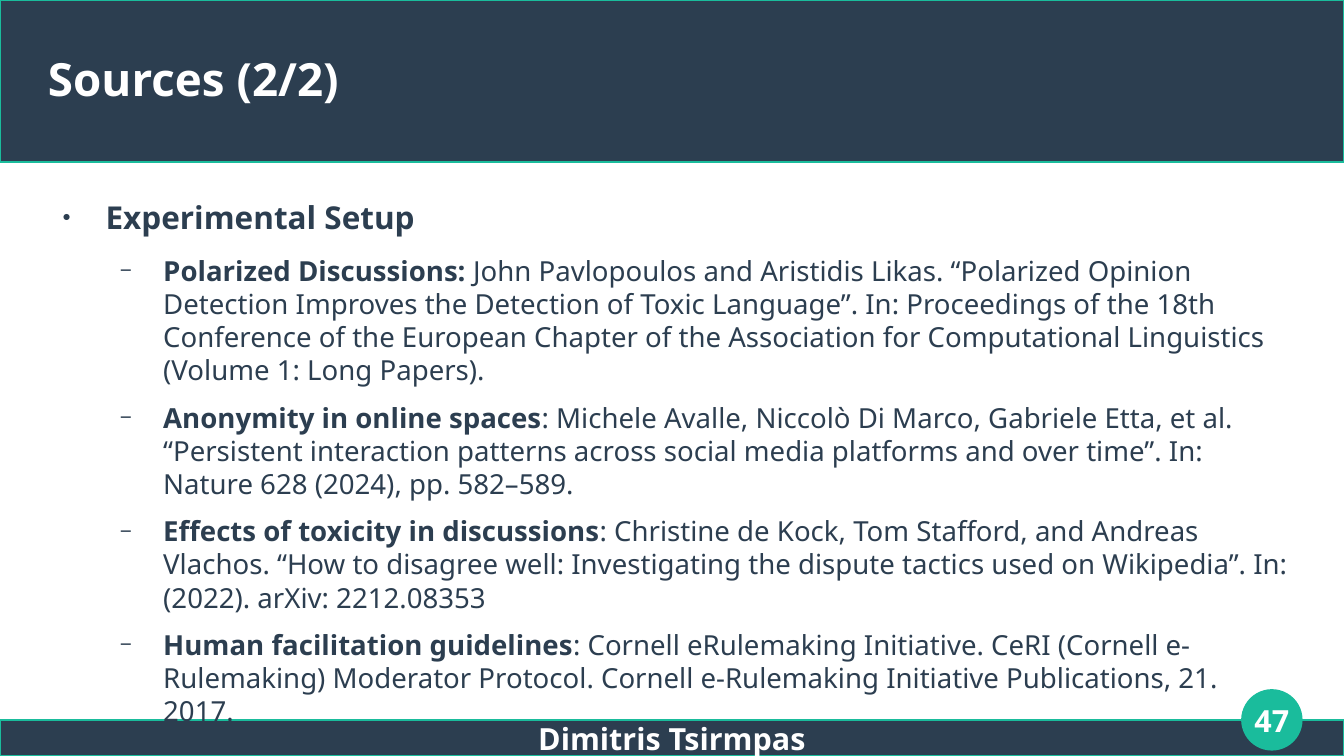
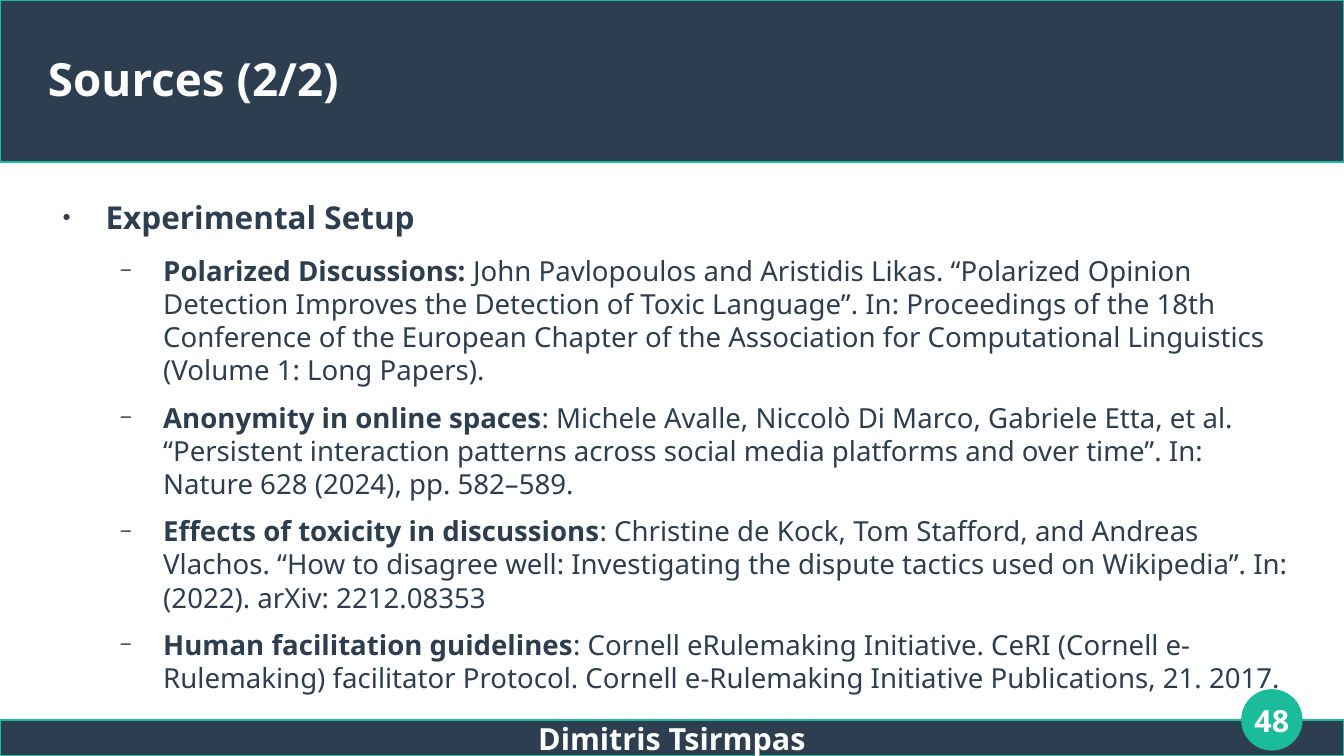
Before and after one commit to dimits-ts/llm_moderation_research, a slide deck: slide 48 of presentations/thesis.odp (slide 47 before the commit). Drawn at 1344x756 pixels with LibreOffice and Linux fonts; fonts in the diff are those of the drawing. Boxes give left, top, right and bottom in pixels: in the first picture for what was removed or moved away, otherwise in the second. Text is boxed around its words. In the diff, an @@ line names an element or a change of style, - is before the commit and + after.

```diff
--- a/presentations/thesis.odp
+++ b/presentations/thesis.odp
@@ text at (163,634,1280,696): text changed @@
-  − Human facilitation guidelines: Cornell eRulemaking Initiative. CeRI (Cornell e-Rulemaking) Moderator Protocol. Cornell e-Rulemaking Initiative Publications, 21. 2017.
+  − Human facilitation guidelines: Cornell eRulemaking Initiative. CeRI (Cornell e-Rulemaking) facilitator Protocol. Cornell e-Rulemaking Initiative Publications, 21. 2017.
@@ page number at (1254,710,1289,733): text changed @@
-47
+48
```
Also in this commit, not shown: 17 other slides changed, 3 slides added, 1 slide removed.
